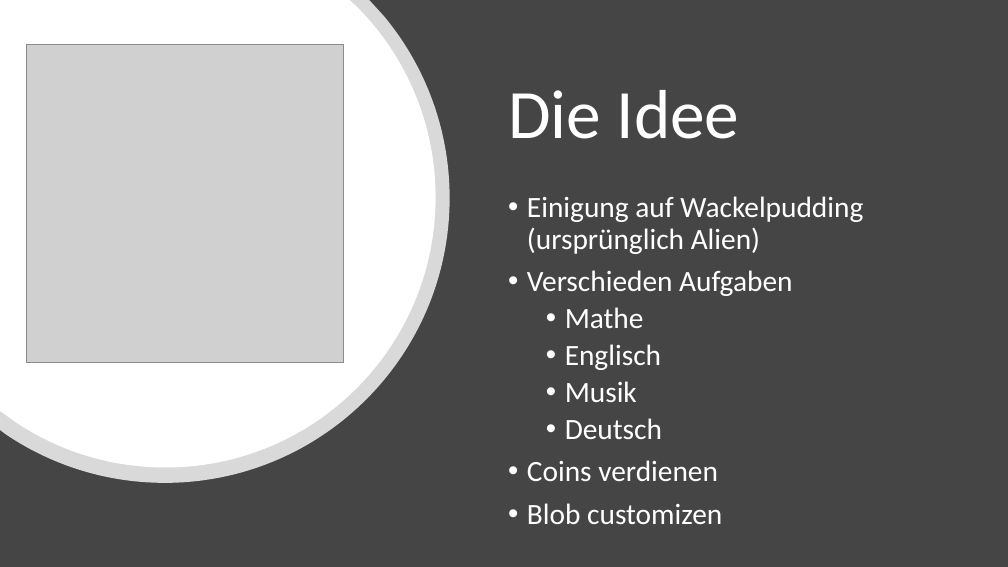
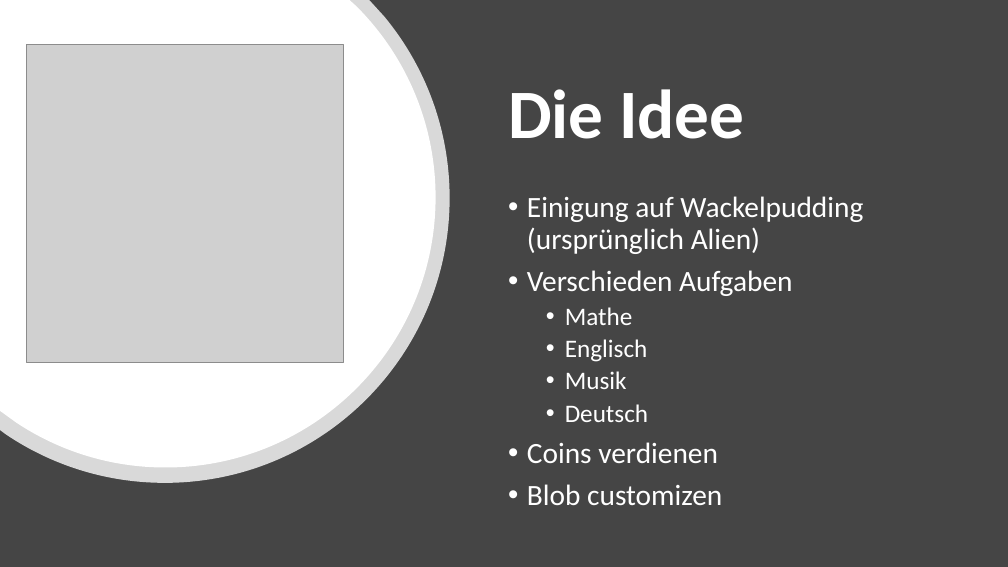
Before and after one commit to sevsev9/blob, a slide deck: slide 2 of PR-Folder/Projekt_blob_präsentation.pptx. Drawn at 1008x567 pixels with LibreOffice and Linux fonts; fonts in the diff are those of the drawing; grey boxes stand for pictures. Boxes give left, top, right and bottom in pixels: in the first picture for what was removed or moved away, otherwise in the second. Text is boxed around its words. In the diff, an @@ line names an element or a change of style, - is before the commit and + after.

```diff
--- a/PR-Folder/Projekt_blob_präsentation.pptx
+++ b/PR-Folder/Projekt_blob_präsentation.pptx
@@ title "Die Idee" at box(508, 89, 744, 139): bold on @@
@@ text at box(565, 307, 648, 422): size 28 to 24 pt in "Mathe", "Englisch", "Musik", "Deutsch" @@
```
Also in this commit, not shown: 3 other slides changed, 1 slide added.
